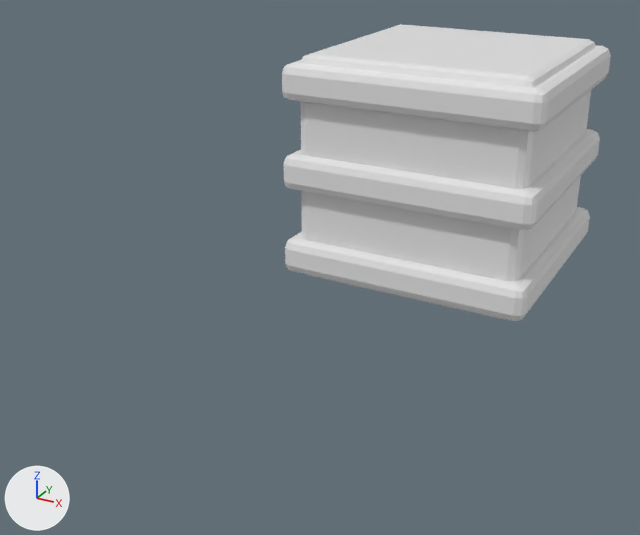
One commit to the FBX model Assets/FBX/generated/SM_Ship_Courier_01_Reactor.fbx: the scene before it, then after it.
One viewpoint serves both versions: a 50 mm camera at (123.0, -332.0, 105.0) aimed at (-13.0, -85.0, -19.0). The lights are fixed; the arrows at lower left show +X, +Y and +Z. The older version comes first.

In view in the first picture: 'SM_Ship_Courier_01_Reactor'.
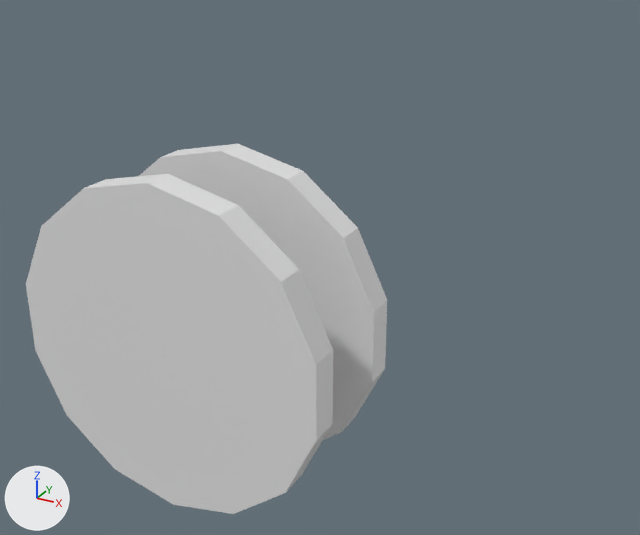
Edits to the bpy script that builds the scene:
```text
Change me_cube_045:
    used by ob_sm_ship_courier_01_reactor; location = (0.0, 0.0, 0.0)
    remove me_cube_045.from_pydata(...)  # 224 vertices, 216 faces; spans x -50.0..50.0, y -50.0..50.0, z -45.0..45.0
    add me_cube_045.from_pydata(...)  # 56 vertices, 32 faces; spans x -42.5..42.5, y -18.0..18.0, z -43.6..43.6
    me_cube_045 part 1: a new loose piece, a 14-sided cylinder along y spanning x -42.5..42.5, y 10.4..18.0, z -43.6..43.6, in mat_m_reactor_block (white #e7e7e7)
    me_cube_045 part 2: a new loose piece, a 14-sided cylinder along y spanning x -42.5..42.5, y -18.0..-10.4, z -43.6..43.6, in mat_m_reactor_block (white #e7e7e7)
    me_cube_045 part 3: the loose piece of 56 vertices spanning x -45.0..45.0, y -45.0..45.0, z -45.0..45.0 is deleted
    me_cube_045 part 4: the loose piece of 56 vertices spanning x -50.0..50.0, y -50.0..50.0, z -42.0..-28.0 is deleted
    me_cube_045 part 5: the loose piece of 56 vertices spanning x -50.0..50.0, y -50.0..50.0, z -7.0..7.0 is deleted
    me_cube_045 part 6: the loose piece of 56 vertices spanning x -50.0..50.0, y -50.0..50.0, z 28.0..42.0 is deleted
Change ob_sm_ship_courier_01_reactor:
    ob_sm_ship_courier_01_reactor.location: (0.0, 0.0, 0.0) -> (0.0, -169.5, 0.0)
```

Location of each change, [x1, y1, x2, y2] in pixels of the pictures (640 x 535 px):
'SM_Ship_Courier_01_Reactor', reshaped, moved (10% wider, 24% taller): before [282, 24, 611, 321]; after [26, 144, 387, 514]
part 1 of me_cube_045, added: after [139, 144, 387, 440]
part 2 of me_cube_045, added: after [26, 174, 333, 514]
part 3 of me_cube_045, deleted: before [301, 24, 596, 320]
part 4 of me_cube_045, deleted: before [285, 207, 590, 321]
part 5 of me_cube_045, deleted: before [283, 129, 600, 230]
part 6 of me_cube_045, deleted: before [282, 45, 611, 132]
